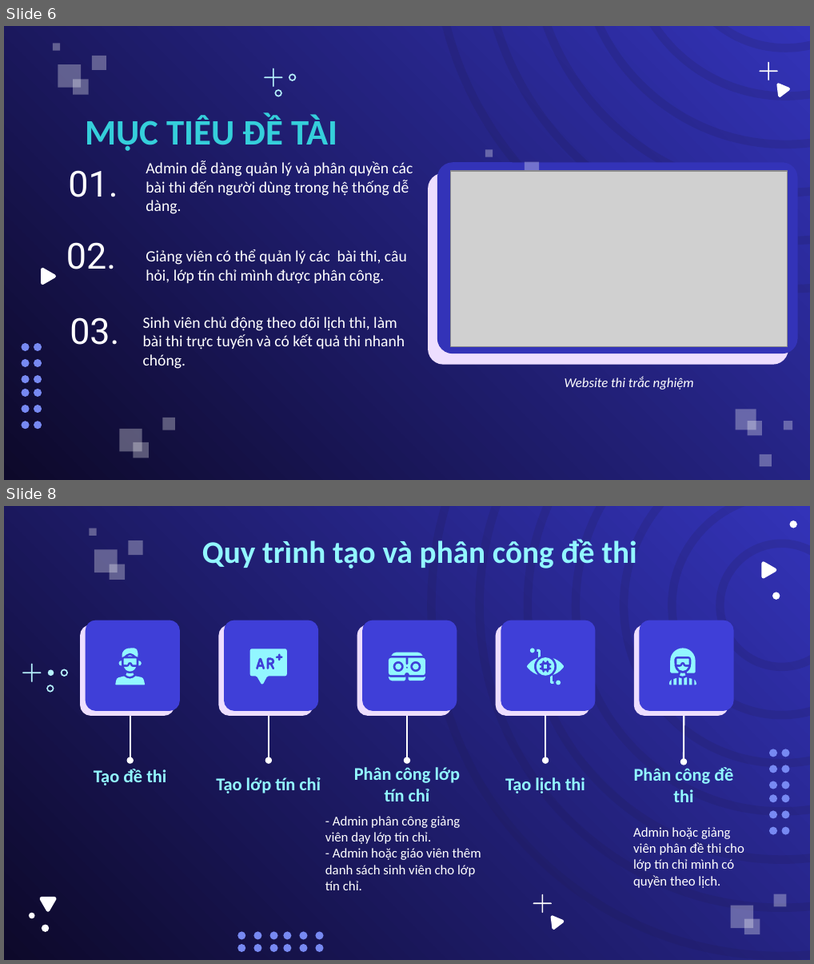
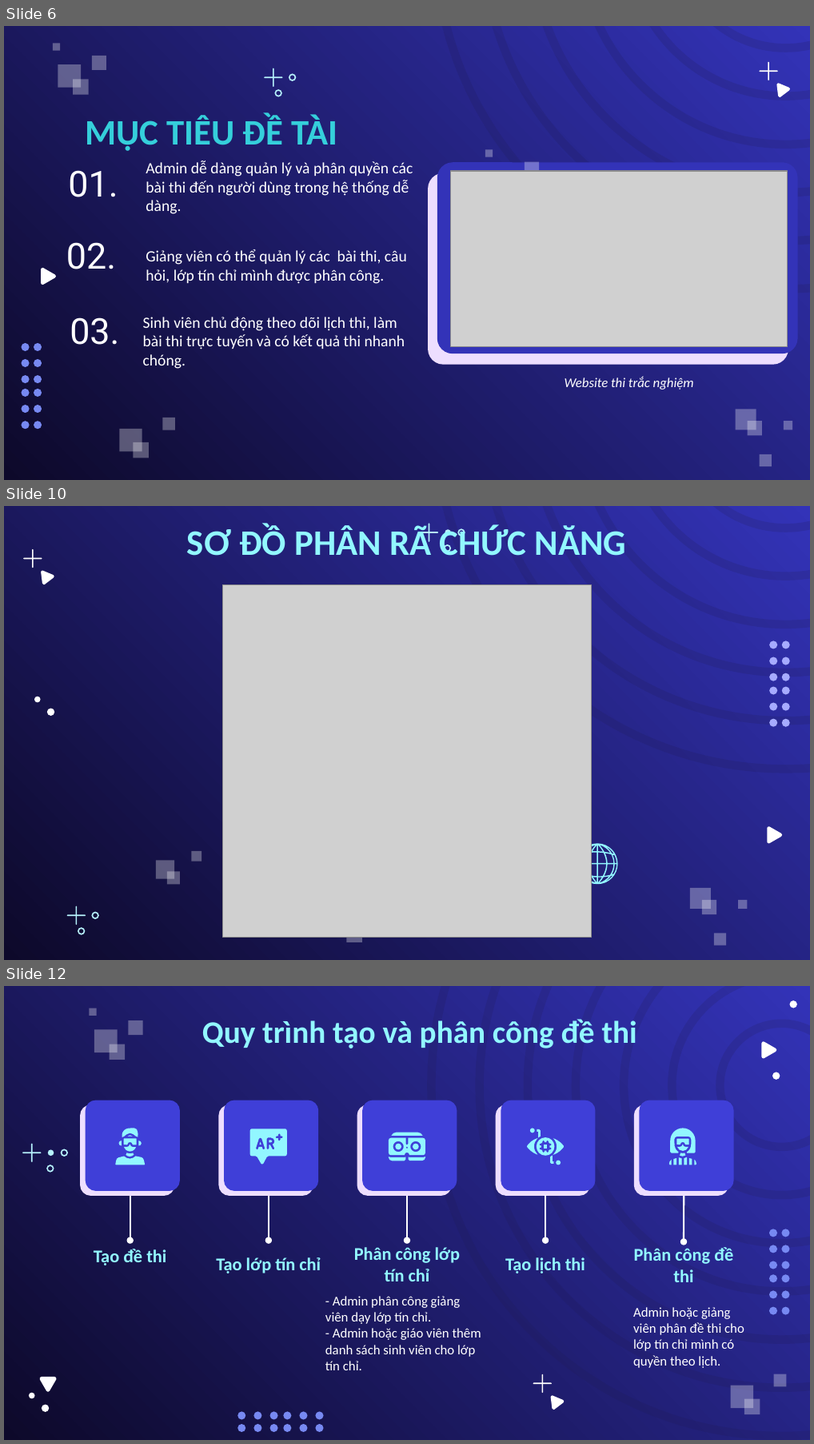
Before and after one commit to LuftSoft/do-an-cuoi-khoa, a slide deck: document/word/tom-tat-do-an.pptx. Shown one above the other, each under a label of ours: slides 6 and 8 before the commit, slides 6, 10 and 12 after it; the slides between them are not shown. The pictures are 814x964 and 814x1444 pixels, drawn with LibreOffice and Linux fonts; fonts in the diff are those of the drawing; grey boxes stand for pictures. Boxes give left, top, right and bottom in pixels: in the first picture for what was removed or moved away, otherwise in the second. Text is boxed around its words. In the diff, an @@ line names an element or a change of style, - is before the commit and + after.

```diff
--- a/document/word/tom-tat-do-an.pptx
+++ b/document/word/tom-tat-do-an.pptx
@@ slide 10 added at bbox=[4, 506, 810, 960], background gradient #0D092A to #3333B8; not listed: 6 template elements that a slide beside it also shows @@
@@ title added at bbox=[187, 525, 627, 556], 32 pt, text #92F7FF, bold @@
+SƠ ĐỒ PHÂN RÃ CHỨC NĂNG
@@ picture added at bbox=[222, 585, 591, 936] @@
@@ freeform shape added at bbox=[156, 860, 174, 879], fill #FFFFFF at 31% opacity @@
@@ freeform shape added at bbox=[191, 851, 202, 862], fill #FFFFFF at 31% opacity @@
@@ freeform shape added at bbox=[578, 843, 618, 884], fill #92F7FF @@
@@ freeform shape added at bbox=[167, 872, 180, 884], fill #FFFFFF at 31% opacity @@
@@ group added at bbox=[23, 523, 790, 944]: 32 freeform shapes @@
@@ what was slide 8 is now slide 12 @@
```
Also in this commit, not shown: 8 slides changed, 3 other slides added, 32 other files.
